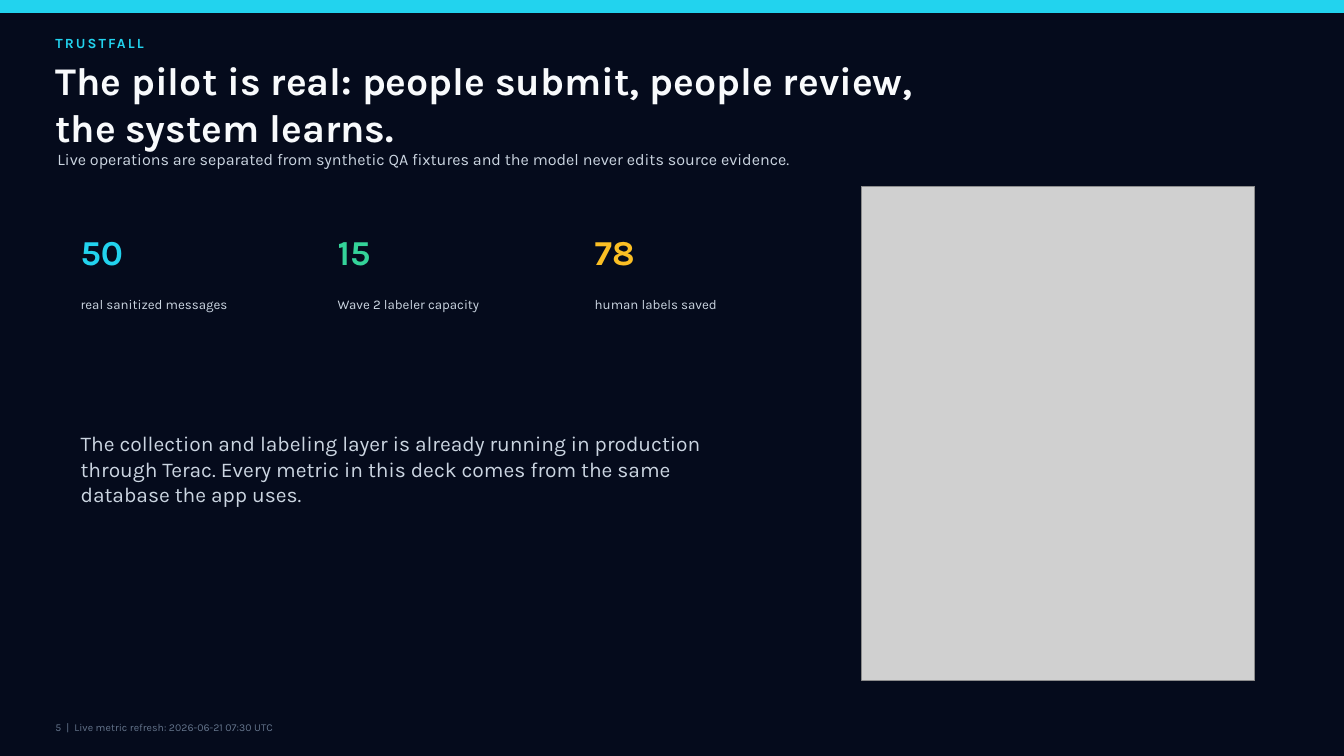
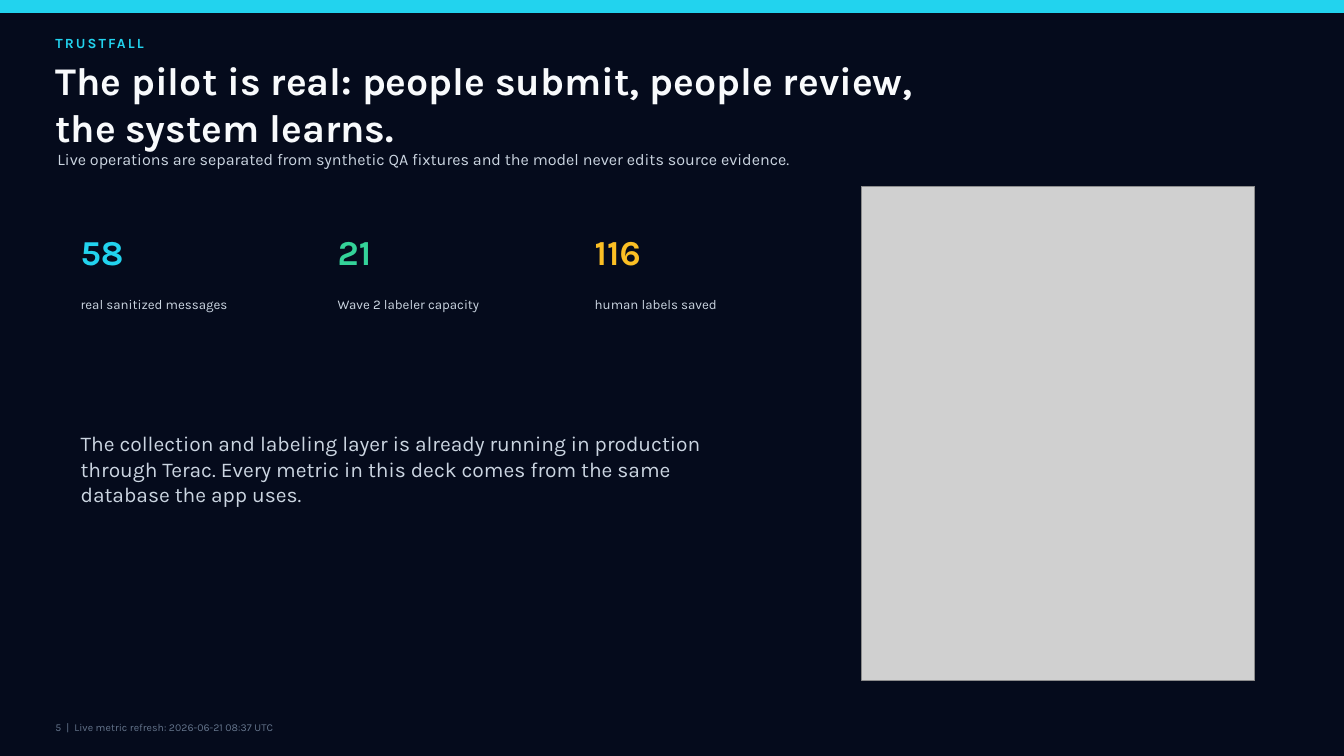
Before and after one commit to lukejun001/Trustfall, a slide deck: slide 5 of presentation/Trustfall_Project_Story.pptx. Drawn at 1344x756 pixels with LibreOffice and Linux fonts; fonts in the diff are those of the drawing; grey boxes stand for pictures. Boxes give left, top, right and bottom in pixels: in the first picture for what was removed or moved away, otherwise in the second. Text is boxed around its words. In the diff, an @@ line names an element or a change of style, - is before the commit and + after.

```diff
--- a/presentation/Trustfall_Project_Story.pptx
+++ b/presentation/Trustfall_Project_Story.pptx
@@ text at bbox=[81, 242, 124, 266]: text changed @@
-50
+58
@@ text at bbox=[338, 242, 372, 265]: text changed @@
-15
+21
@@ text at bbox=[595, 242, 641, 266]: text changed @@
-78
+116
@@ text at bbox=[55, 724, 273, 731]: text changed @@
-5 | Live metric refresh: 2026-06-21 07:30 UTC
+5 | Live metric refresh: 2026-06-21 08:37 UTC
```
Also in this commit, not shown: 10 other slides changed, 16 other files.
